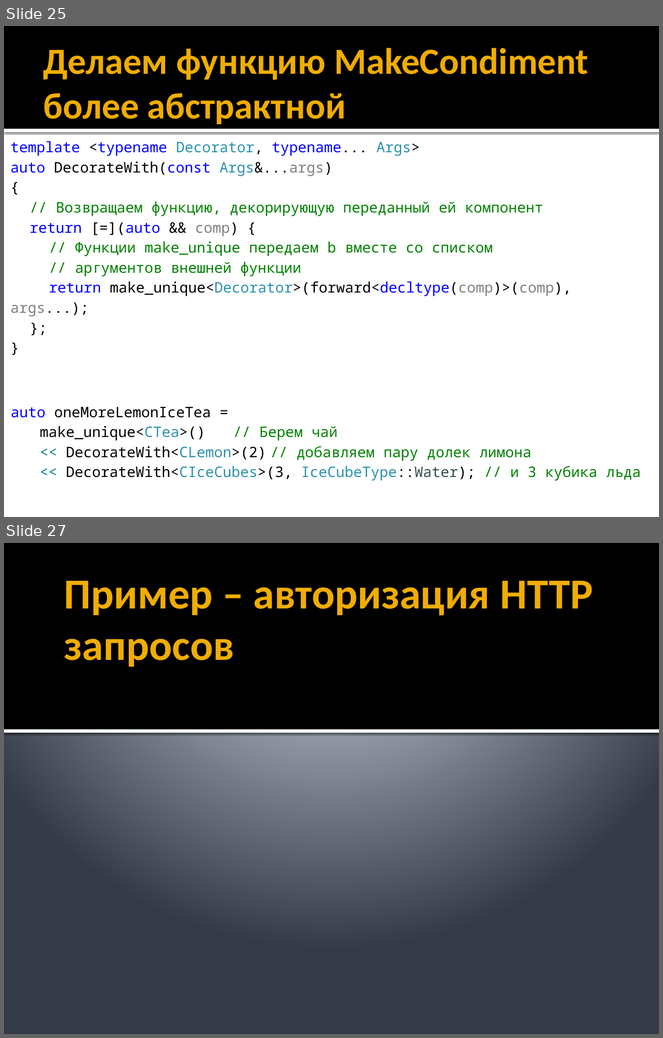
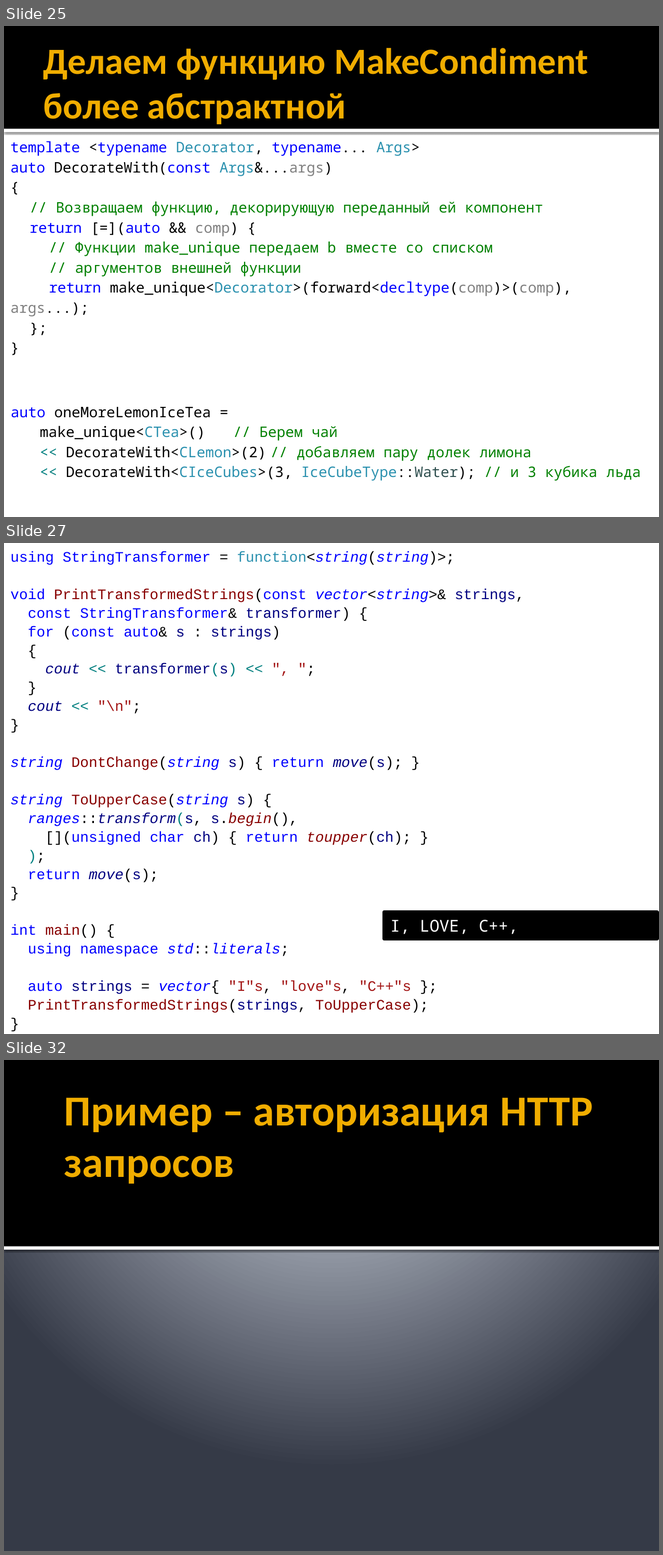
Before and after one commit to alexey-malov/ood, a slide deck: lectures/03.decorator/decorator.pptx. Shown one above the other, each under a label of ours: slides 25 and 27 before the commit, slides 25, 27 and 32 after it; the slides between them are not shown. The pictures are 663x1038 and 663x1555 pixels, drawn with LibreOffice and Linux fonts; fonts in the diff are those of the drawing. Boxes give left, top, right and bottom in pixels: in the first picture for what was removed or moved away, otherwise in the second. Text is boxed around its words. In the diff, an @@ line names an element or a change of style, - is before the commit and + after.

```diff
--- a/lectures/03.decorator/decorator.pptx
+++ b/lectures/03.decorator/decorator.pptx
@@ slide 27 added at <box>4,543,659,1034</box>, background #FFFFFF @@
@@ text added at <box>10,551,525,1013</box>, 16 pt, text #0000FF @@
+using StringTransformer = function<string(string)>;
+void PrintTransformedStrings(const vector<string>& strings,
+const StringTransformer& transformer) {
+for (const auto& s : strings)
+{
+cout << transformer(s) << ", ";
+}
+cout << "\n";
+}
+string DontChange(string s) { return move(s); }
+string ToUpperCase(string s) {
+ranges::transform(s, s.begin(),
+[](unsigned char ch) { return toupper(ch); }
+);
+return move(s);
+}
+int main() {
+using namespace std::literals;
+auto strings = vector{ "I"s, "love"s, "C++"s };
+PrintTransformedStrings(strings, ToUpperCase);
+}
@@ rectangle added at <box>384,913,657,939</box>, fill #000000, outline #000000 3.78 pt, 18 pt, text #FFFFFF @@
+I, LOVE, C++,
@@ what was slide 27 is now slide 32 @@
```
Also in this commit, not shown: 1 slide changed, 5 other slides added, 6 other files.
